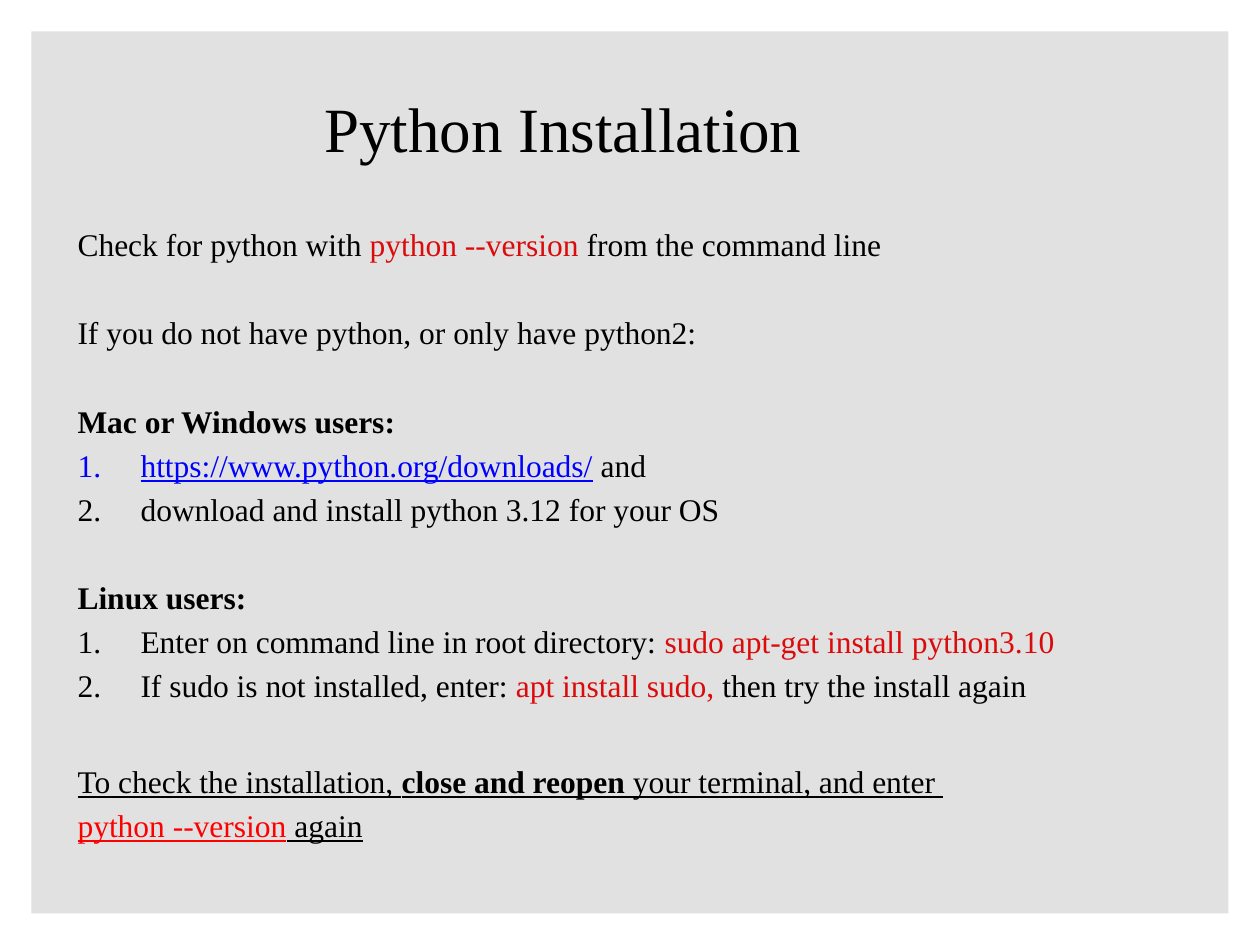
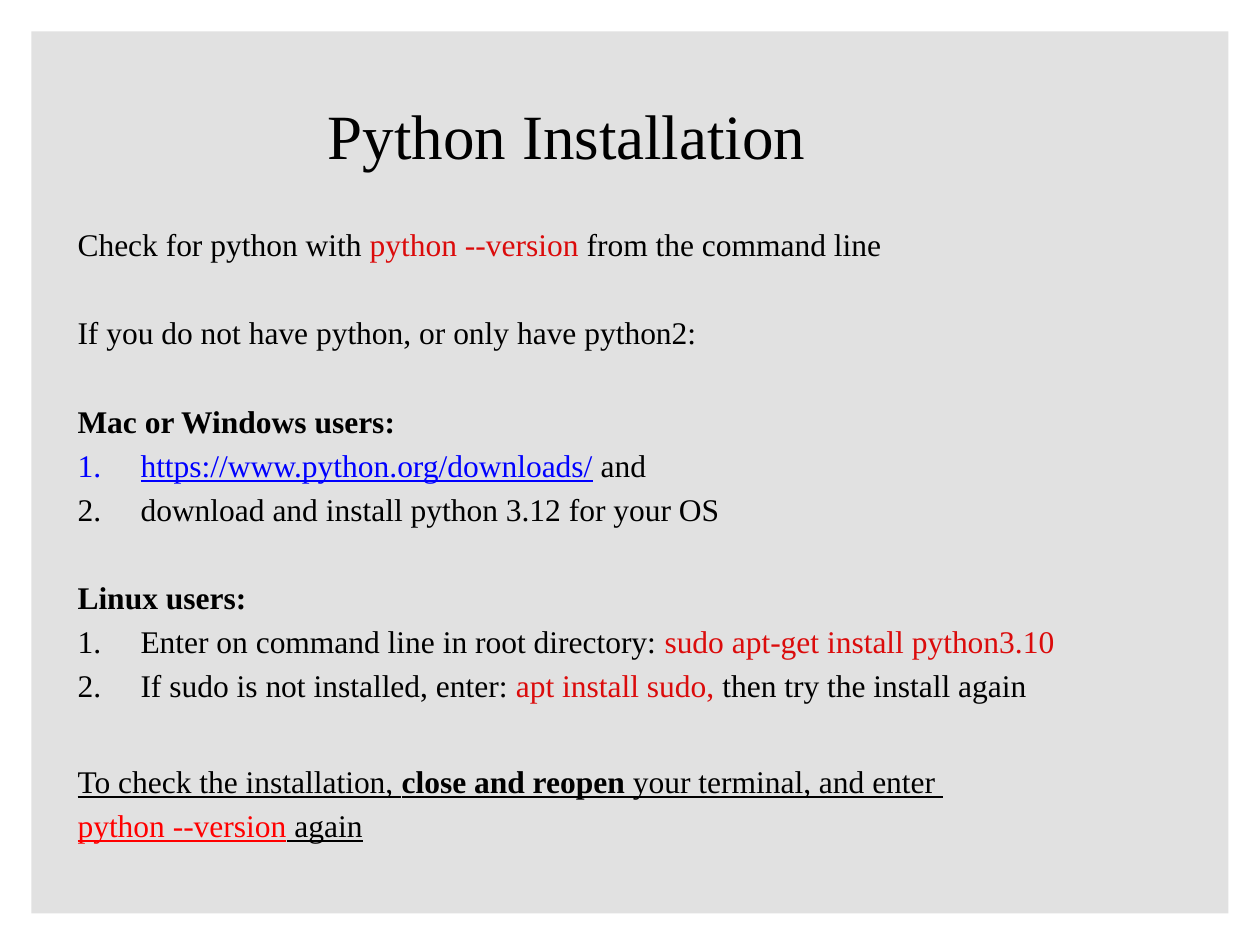
Before and after one commit to ClaudiaECarroll/Intro_to_Python, a slide deck: slide 12 of powerpoints/intro_python_1.pptx. Drawn at 1260x945 pixels with LibreOffice and Linux fonts; fonts in the diff are those of the drawing; background and template pictures are left out. Boxes give left, top, right and bottom in pixels: in the first picture for what was removed or moved away, otherwise in the second. Text is boxed around its words. In the diff, an @@ line names an element or a change of style, - is before the commit and + after.

```diff
--- a/powerpoints/intro_python_1.pptx
+++ b/powerpoints/intro_python_1.pptx
@@ title "Python Installation": place and size @@
-title "Python Installation" at <box>324,108,801,165</box>
+title "Python Installation" at <box>328,115,805,172</box>
```
Also in this commit, not shown: 13 slides removed.
